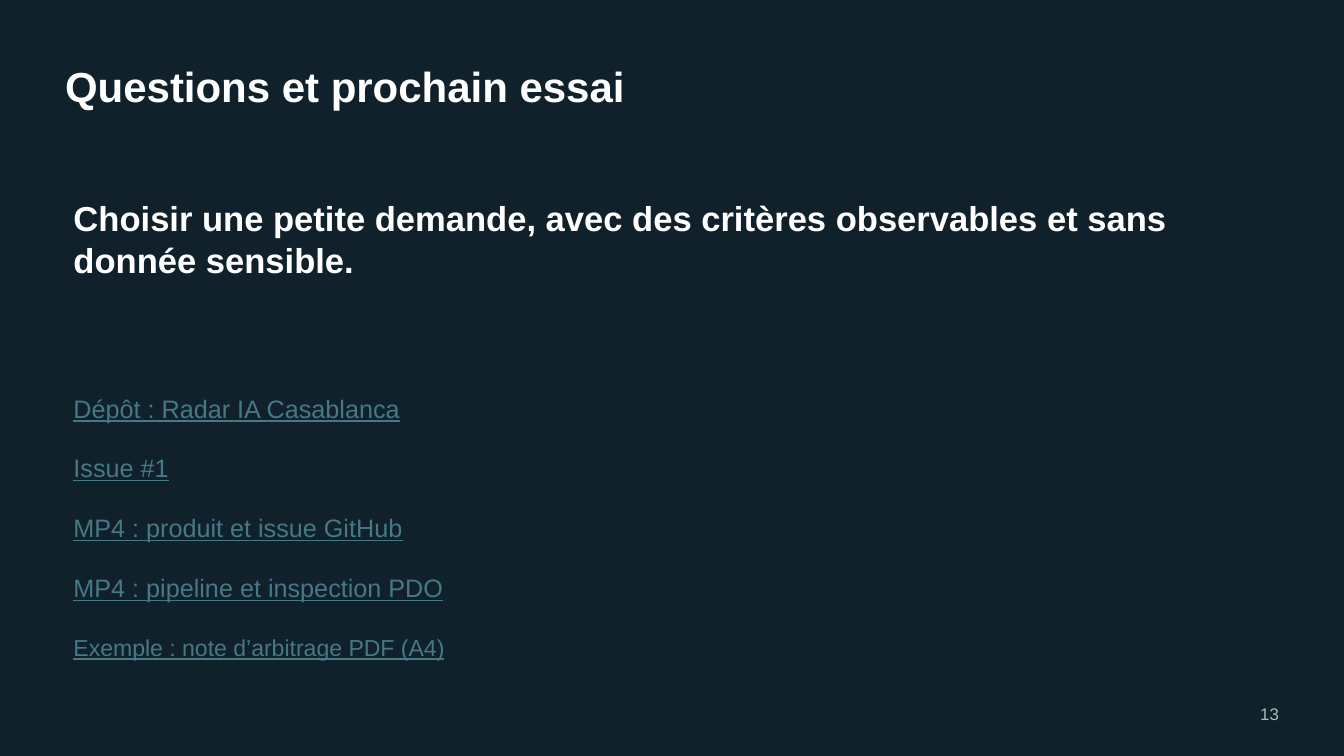
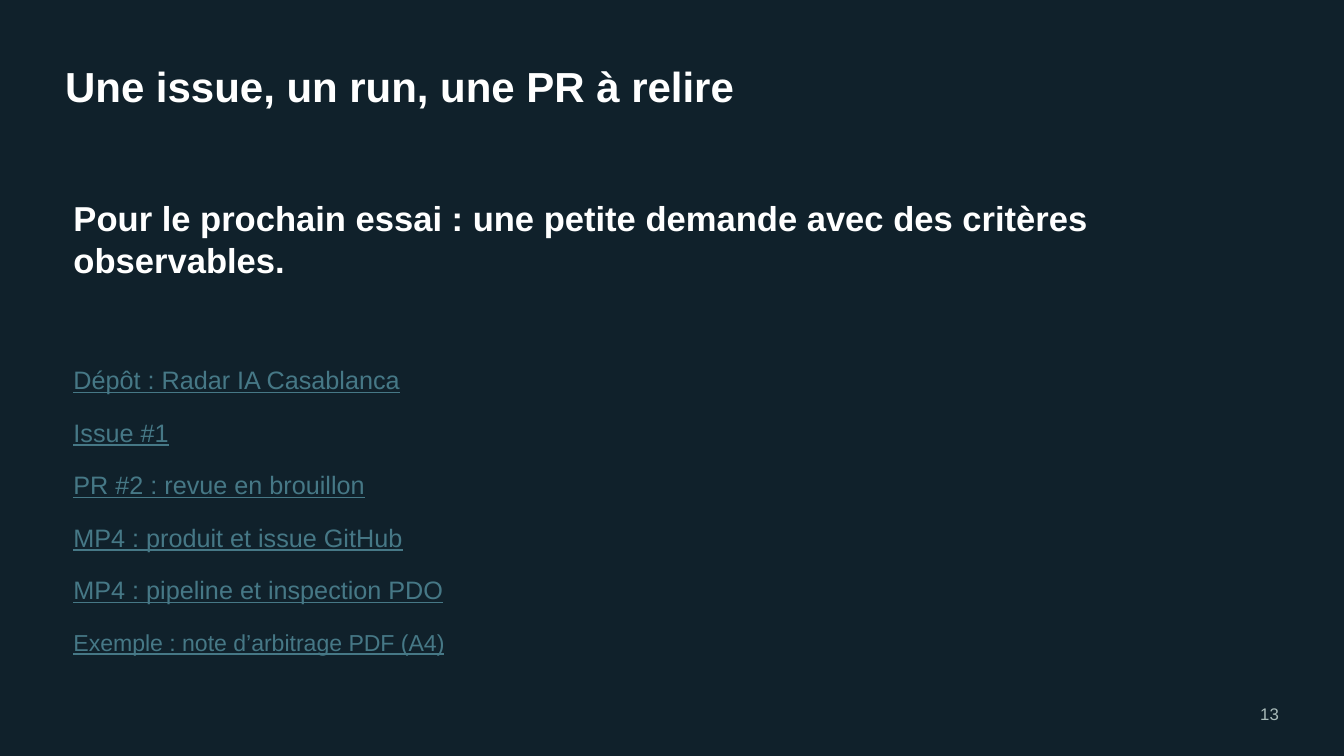
Before and after one commit to Mohamedballouch/radar-ia-casablanca-demo, a slide deck: slide 13 of workshop/slides/atelier-pdsf-pdo-casablanca.pptx. Drawn at 1344x756 pixels with LibreOffice and Linux fonts; fonts in the diff are those of the drawing. Boxes give left, top, right and bottom in pixels: in the first picture for what was removed or moved away, otherwise in the second. Text is boxed around its words. In the diff, an @@ line names an element or a change of style, - is before the commit and + after.

Commit message:
Adapt Casablanca workshop to story-run-review format

```diff
--- a/workshop/slides/atelier-pdsf-pdo-casablanca.pptx
+++ b/workshop/slides/atelier-pdsf-pdo-casablanca.pptx
@@ text at box(65, 71, 734, 109): text changed @@
-Questions et prochain essai
+Une issue, un run, une PR à relire
@@ text at box(73, 205, 1087, 274): text changed @@
-Choisir une petite demande, avec des critères observables et sans donnée sensible.
+Pour le prochain essai : une petite demande avec des critères observables.
@@ text "Dépôt : Radar IA Casablanca": place and size @@
-text "Dépôt : Radar IA Casablanca" at box(73, 399, 400, 423)
+text "Dépôt : Radar IA Casablanca" at box(73, 370, 400, 394)
@@ text "Issue #1": place and size @@
-text "Issue #1" at box(73, 460, 169, 481)
+text "Issue #1" at box(73, 425, 169, 446)
@@ text added at box(73, 476, 364, 498), 18 pt, text #467886, underline @@
+PR #2 : revue en brouillon
@@ text "MP4 : produit et issue ...": place and size @@
-text "MP4 : produit et issue ..." at box(73, 519, 402, 542)
+text "MP4 : produit et issue ..." at box(73, 529, 402, 552)
@@ text "Exemple : note d’arbitrage PDF ...": place and size @@
-text "Exemple : note d’arbitrage PDF ..." at box(73, 639, 444, 661)
+text "Exemple : note d’arbitrage PDF ..." at box(73, 634, 444, 656)
```
Also in this commit, not shown: 10 other slides changed, 1 slide added, 1 slide removed, 2 other files.
